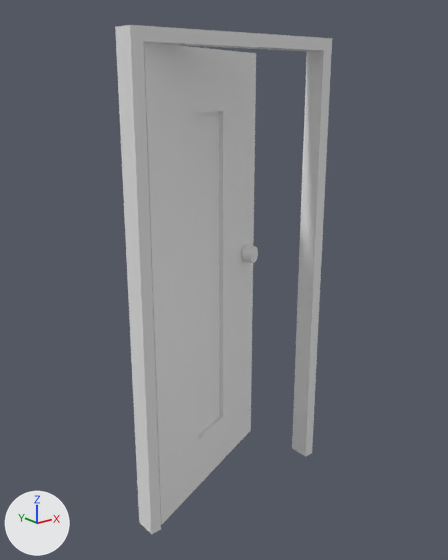
The FBX model Assets/building model/door.FBX: old version first, new version second.
Camera for both pictures: a 50 mm camera at (-1.63, -2.1, 1.95) aimed at (0.06, 0.01, 1.1). The axes (+X, +Y, +Z) are drawn at lower left. The lights are the same throughout. Where no turn or scale is listed for an object, it has been applied to the vertices.

Objects in the first picture: 'Cylinder001', 'Rectangle001', 'Rectangle003', 'Rectangle004'.
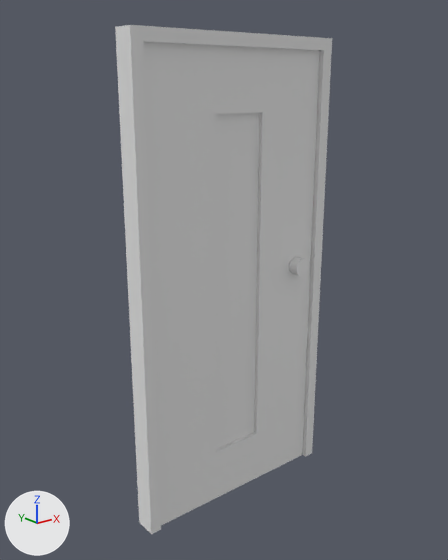
The edits, one by one:
me_mesh_001 has 16 vertices, 32 faces and spans x -17.7..17.7, y -39.4..39.4, z 0.0..2.0.
me_mesh_001 is used by ob_rectangle003; location (-0.009, 0.091, 1.093); rotation (1.571, 0.0, 0.401), in degrees (90, 0, 23); scale (0.0254, 0.0254, 0.0254).
me_mesh_001 part 1: the whole mesh is moved by (18.3, 0.0, 0.0).
Object 'Rectangle003' (ob_rectangle003) moves from (-0.009, 0.091, 1.093) to (-0.439, -0.084, 1.093).
Object 'Rectangle003' (ob_rectangle003) turns from (90, 0, 23) to (90, 0, -0) degrees about x, y and z.
Object 'Cylinder001' (ob_cylinder001) turns from (90, 0, 23) to (0, 0, 0) degrees about x, y and z.
Object 'Cylinder001' (ob_cylinder001) is rescaled from (0.0254, 0.0254, 0.0254) to (1.0, 1.0, 1.0).
Object 'Cylinder001' (ob_cylinder001) moves from (0.332, 0.176, 1.149) to (31.87, 2.21, 2.061).
Object 'Rectangle004' (ob_rectangle004) turns from (90, 0, 23) to (0, 0, 0) degrees about x, y and z.
Object 'Rectangle004' (ob_rectangle004) is rescaled from (0.0254, 0.0254, 0.0254) to (1.0, 1.0, 1.0).
In object 'Rectangle004' (ob_rectangle004), parent is now set to ob_rectangle003.
Object 'Rectangle004' (ob_rectangle004) moves from (-0.00243, 0.074, 1.093) to (18.27, 0.0, 0.844).

What differs and where, as boxes [x1, y1, x2, y2] in the pictures (448 x 560 px):
'Rectangle003', moved, turned: before [143, 42, 256, 525]; after [143, 42, 320, 525]
'Rectangle004', moved, turned, rescaled: before [194, 111, 220, 435]; after [215, 113, 259, 449]
'Cylinder001', moved, turned, rescaled: before [242, 245, 258, 263]; after [289, 257, 309, 277]
